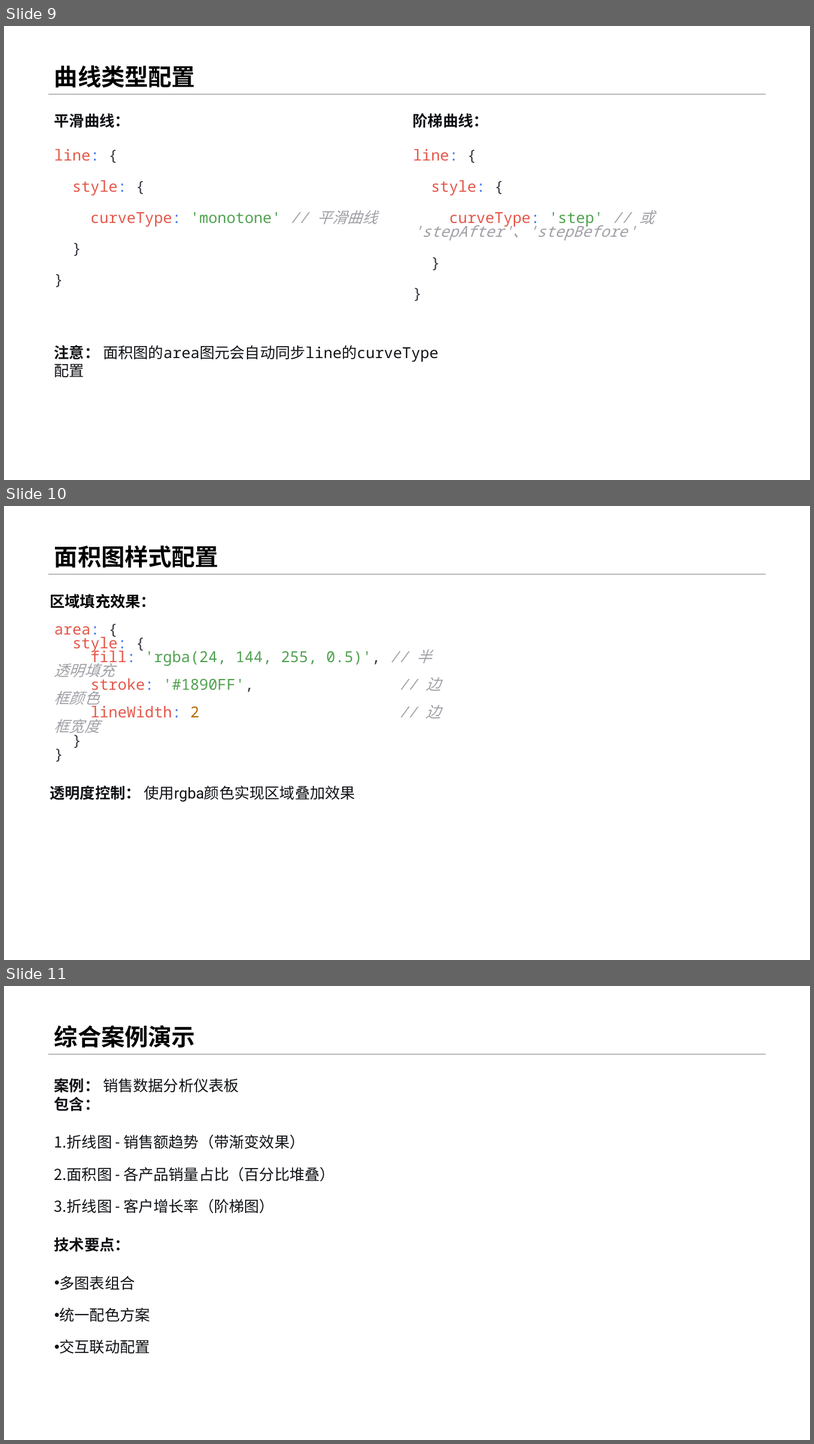
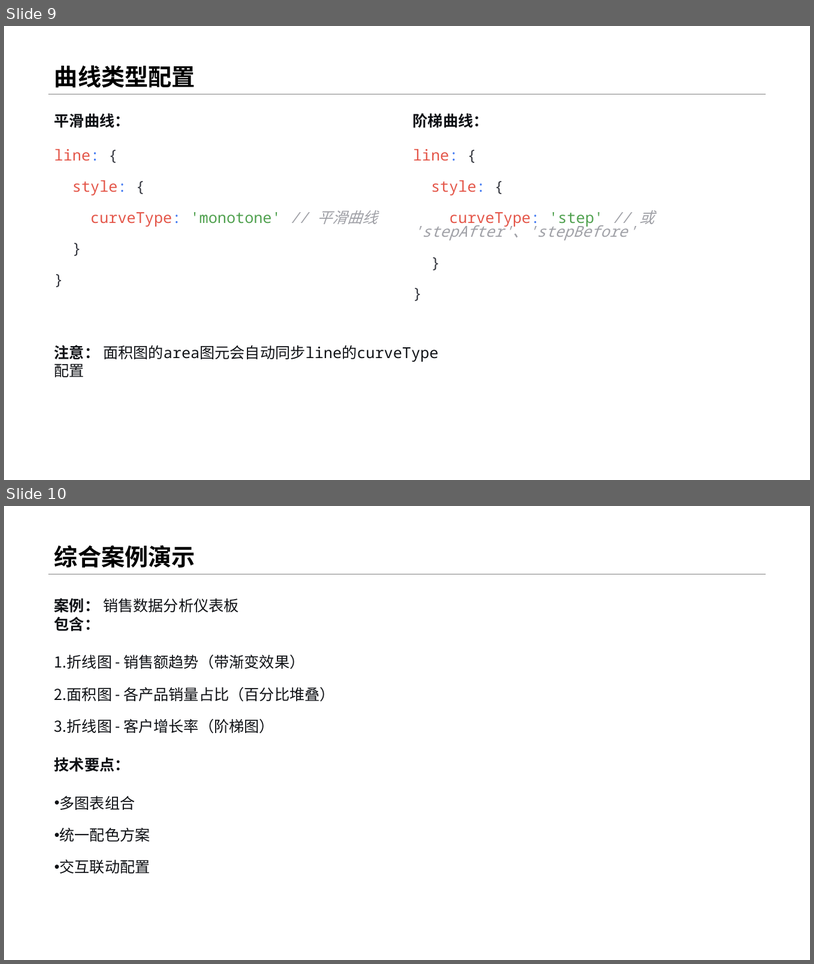
Before and after one commit to menglin1997/vchartCourse, a slide deck: code/Chapter 3 - Vchart Type/18-LineAndAreaAdvanced/18-LineAndAreaAdvanced.pptx. Shown one above the other, each under a label of ours: slides 9, 10 and 11 before the commit, slides 9 and 10 after it. The pictures are 814x1444 and 814x964 pixels, drawn with LibreOffice and Linux fonts; fonts in the diff are those of the drawing. Boxes give left, top, right and bottom in pixels: in the first picture for what was removed or moved away, otherwise in the second. Text is boxed around its words. In the diff, an @@ line names an element or a change of style, - is before the commit and + after.

```diff
--- a/code/Chapter 3 - Vchart Type/18-LineAndAreaAdvanced/18-LineAndAreaAdvanced.pptx
+++ b/code/Chapter 3 - Vchart Type/18-LineAndAreaAdvanced/18-LineAndAreaAdvanced.pptx
@@ slide 10 removed at [4,506,810,960], background #FFFFFF; not listed: 1 template element that a slide beside it also shows @@
@@ title removed at [54,545,219,568] @@
-面积图样式配置
@@ text removed at [50,594,155,609] @@
-区域填充效果：
@@ text removed at [54,626,441,736] @@
-area: {
-style: {
-fill: 'rgba(24, 144, 255, 0.5)', // 半透明填充
-stroke: '#1890FF', // 边框颜色
-lineWidth: 2 // 边框宽度
-}
-}
@@ text removed at [50,785,356,802] @@
-透明度控制： 使用rgba颜色实现区域叠加效果
@@ what was slide 11 is now slide 10 @@
```
Also in this commit, not shown: 4 other files.
